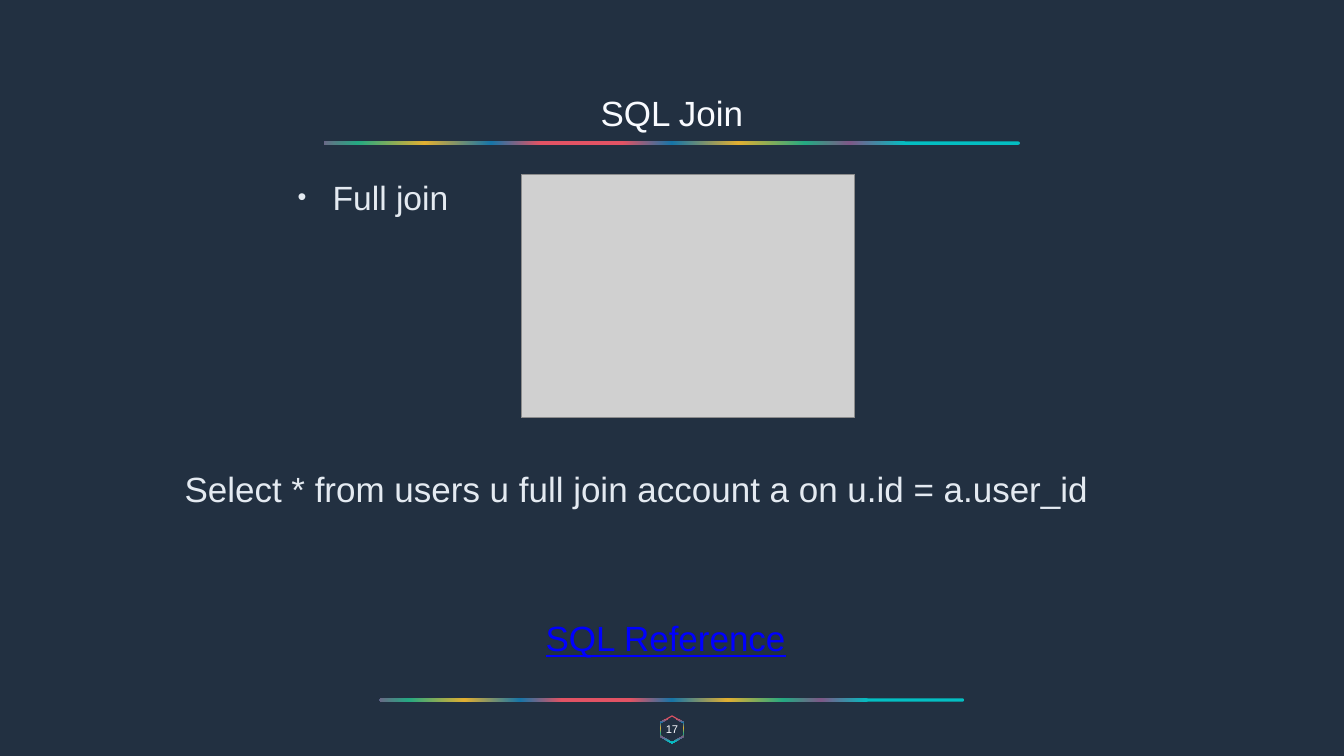
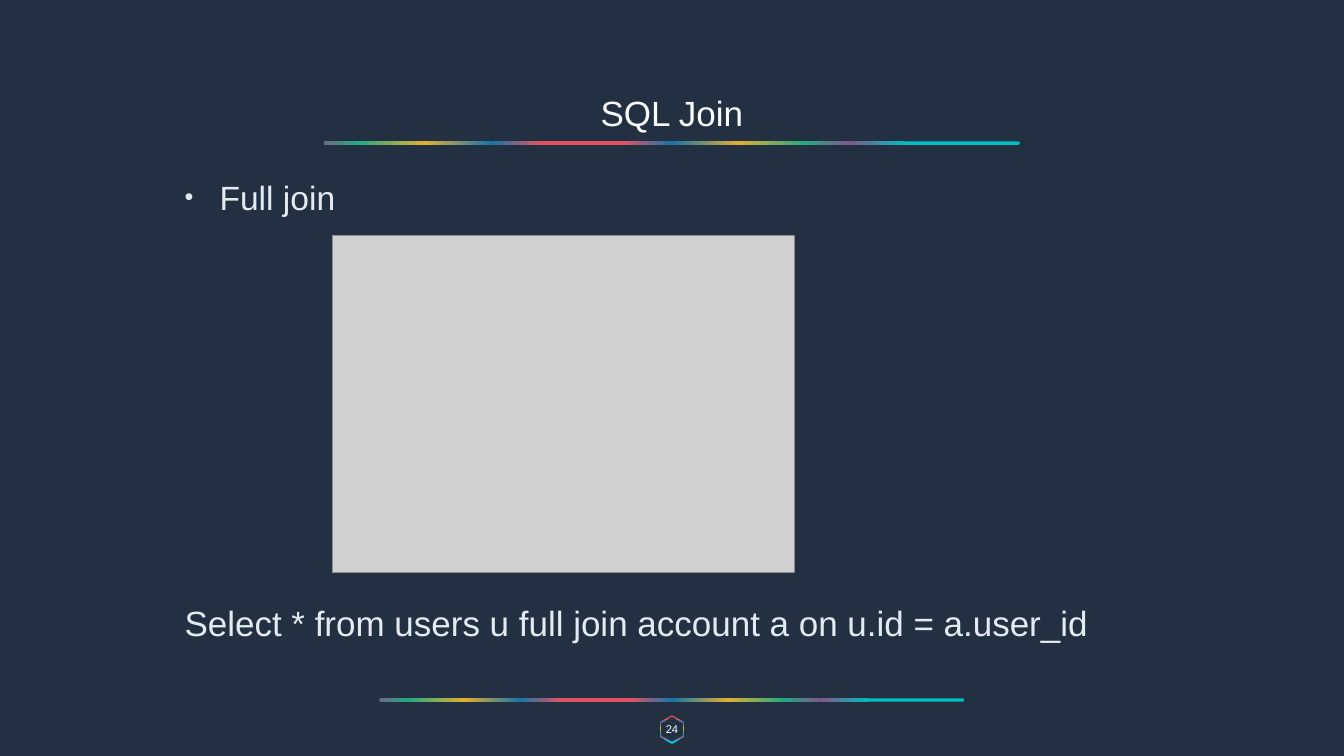
Before and after one commit to overtureLLC/java-spring-material, a slide deck: slide 24 of Warmup/warmup.pptx (slide 17 before the commit). Drawn at 1344x756 pixels with LibreOffice and Linux fonts; fonts in the diff are those of the drawing; grey boxes stand for pictures. Boxes give left, top, right and bottom in pixels: in the first picture for what was removed or moved away, otherwise in the second. Text is boxed around its words. In the diff, an @@ line names an element or a change of style, - is before the commit and + after.

```diff
--- a/Warmup/warmup.pptx
+++ b/Warmup/warmup.pptx
@@ text "Full join": place and size @@
-text "Full join" at box(333, 185, 448, 216)
+text "Full join" at box(220, 185, 335, 216)
@@ picture: place and size @@
-picture at box(521, 174, 854, 418)
+picture at box(333, 235, 794, 572)
@@ text "Select * from users u ...": place and size @@
-text "Select * from users u ..." at box(185, 476, 1088, 509)
+text "Select * from users u ..." at box(185, 610, 1088, 643)
@@ text removed at box(546, 625, 785, 658) @@
-SQL Reference
@@ page number at box(666, 725, 678, 733): text changed @@
-17
+24
```
Also in this commit, not shown: 19 other slides changed, 14 slides added, 4 slides removed.
